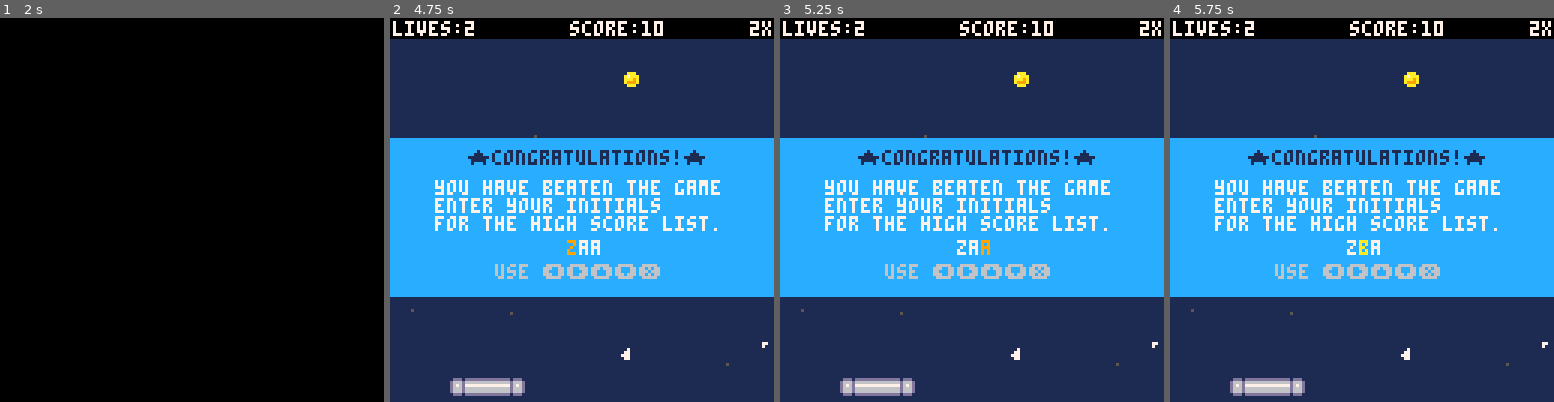
Above: before the commit, frames 1-4 (left to right).
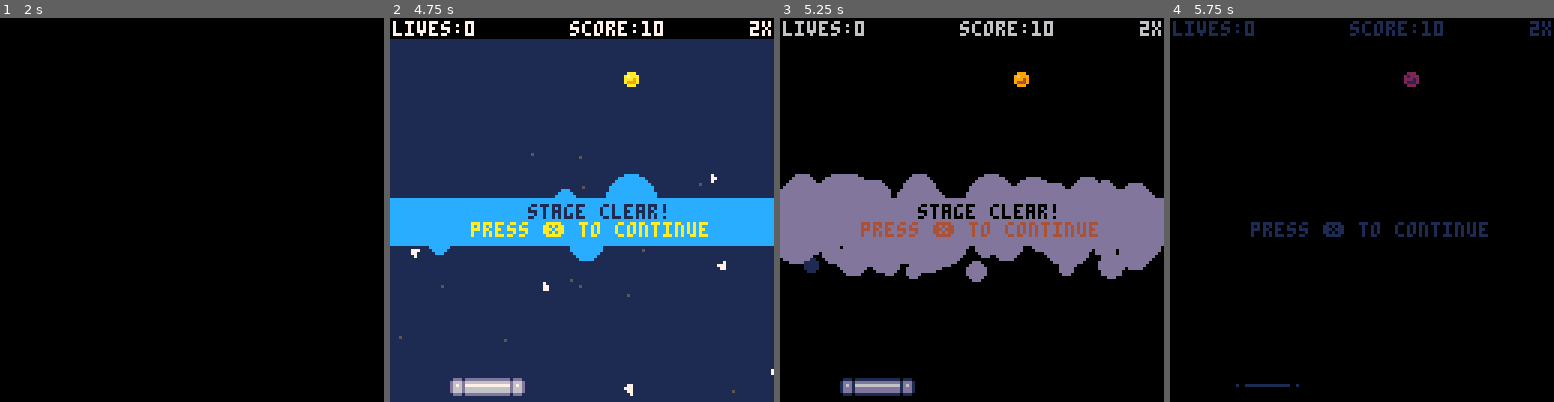
Above: after the commit, the same moments.

Repository: steka/lazydevs-pico8-breakout-hero
Game: PICO-8 cartridge hero1.p8
Same seed, same stepped clock (60 frames per second), same inputs: the game is played once before the commit and once after it.
Inputs:
- Up to frame 1 (2 s): tap X (X key) at 0.33, 1.07, 1.85 s; tap O (Z key) at 0.7, 1.7 s; hold Right from 1.6 s (still down)
- Up to frame 2 (4.75 s): release Right at 2.1 s; tap O (Z key) every 0.4 s from 2.1 to 4.5 s; hold Up 2.15-2.42 s; hold Right 2.47-3.03 s; tap X (X key) at 2.97, 4.08 s; hold Left 3.08-3.58 s; hold Down 3.63-3.97 s; hold Right 4.02-4.68 s; hold Up from 4.73 s (still down)
- Up to frame 3 (5.25 s): tap O (Z key) at 4.9 s; release Up at 5.03 s; hold Left from 5.08 s (still down); tap X (X key) at 5.2 s
- Up to frame 4 (5.75 s): tap O (Z key) at 5.3, 5.7 s; release Left at 5.68 s; hold Down from 5.73 s (still down)

Frame 1 is identical in both runs. In frame 2, 30% of the frame differs, in the area x 0-100%, y 1-99%; in frame 3, 95%, in the area x 0-100%, y 0-100%; in frame 4, 95%.

Commit message:
Breakout #55 - End Screen FX
https://www.youtube.com/watch?v=pICR_zl6klg

Diff:
--- a/hero1.p8
+++ b/hero1.p8
@@ -4,7 +4,6 @@
 --goals
 -- 14 particle deco
 -------- textboxes ?
--------- main menu bg scroll
 
 -- 10 level design
 -- 11 gameplay tweaks
@@ -37,7 +36,7 @@
  --levels[1] = "/i4//x4b/s9s"
  --levels[1] = "b9bh9h"
  --levels[1] = "b9bb9bb9bb9bh9hp9p"
- --levels[1] = "b9bb9bb9b/i9"
+ levels[2] = "b9bb9bb9b/i9"
 
  shake=0
 
@@ -125,7 +124,7 @@
  buildbricks(level)
  --brick_y=20
 
- lives=2
+ lives=0
  points=0
  sticky = false
 
@@ -717,7 +716,7 @@
  _p.tpe=_type
  _p.mage=_maxage
  _p.age=0
- _p.col=0
+ _p.col=_col[1]
  _p.colarr=_col
  _p.rot=0
  _p.rottimer=0
@@ -872,6 +871,7 @@
 -- type 2 - ball of smoke
 -- type 3 - rotating sprite
 -- type 4 - blue rotating sprite
+-- type 5 - gravity smoke
 
 -- big particle updater
 function updateparts()
@@ -900,6 +900,14 @@
     _p.dy+=0.05
    end
 
+   --appy low gravity
+   if _p.tpe == 5 then
+    if abs(_p.dy)<1 then
+     _p.dy+=0.01
+    end
+   end
+
+
    --rotate
    if _p.tpe == 3 or _p.tpe == 4 then
     _p.rottimer+=1
@@ -912,7 +920,7 @@
    end
 
    --shrink
-   if _p.tpe == 2 then
+   if _p.tpe == 2 or _p.tpe == 5 then
     local _ci=1-(_p.age/_p.mage)
     _p.s=_ci*_p.os
    end
@@ -937,7 +945,7 @@
   -- pixel particle
   if _p.tpe == 0 or _p.tpe == 1 then
    pset(_p.x,_p.y,_p.col)
-  elseif _p.tpe == 2 then
+  elseif _p.tpe == 2 or _p.tpe == 5 then
    circfill(_p.x,_p.y,_p.s,_p.col)
   elseif _p.tpe == 3 or _p.tpe == 4 then
    local _fx,_fy
@@ -1112,6 +1120,16 @@
 end
 
 function update_winner()
+ local _ang = rnd()
+ local _dx = sin(_ang)*(rnd(0.5))
+ local _dy = cos(_ang)*(rnd(0.5))
+ local _mycol={12,12,5,5,0}
+ local _toprow=40
+ local _btnrow=_toprow+52
+
+ addpart(flr(rnd(128)),_toprow,_dx,_dy,5,120+rnd(15),_mycol,3+rnd(6))
+ addpart(flr(rnd(128)),_btnrow,_dx,_dy,5,120+rnd(15),_mycol,3+rnd(6))
+
  if govercountdown<0 then
   if loghs then
    if btnp(0) then
@@ -1196,7 +1214,7 @@
    govercountdown= -1
    blinkspeed=8
    mode="start"
-   parts={}
+   part={}
    startparts()
    hs_x=128
    hs_dx=0
@@ -1256,6 +1274,16 @@
 end
 
 function update_gameover()
+ local _ang = rnd()
+ local _dx = sin(_ang)*(rnd(0.3))
+ local _dy = cos(_ang)*(rnd(0.3))
+ local _mycol={0,0,2,8}
+ local _toprow=60
+ local _btnrow=81
+
+ addpart(flr(rnd(128)),_toprow,_dx,_dy,5,70+rnd(15),_mycol,3+rnd(6))
+ addpart(flr(rnd(128)),_btnrow,_dx,_dy,5,70+rnd(15),_mycol,3+rnd(6))
+
  if govercountdown<0 then
   if btnp(4) then
    govercountdown=80
@@ -1276,12 +1304,13 @@
    if goverrestart then
     govercountdown= -1
     blinkspeed=8
+    part={}
     startgame()
    else
     govercountdown= -1
     blinkspeed=8
     mode="start"
-    parts={}
+    part={}
     startparts()
     hs_x=128
     hs_dx=128
@@ -1308,6 +1337,15 @@
 
 
 function update_levelover()
+ local _ang = rnd()
+ local _dx = sin(_ang)*(rnd(0.3))
+ local _dy = cos(_ang)*(rnd(0.3))
+ local _mycol={12,12,5,5,0}
+ local _toprow=60
+ local _btnrow=75
+ addpart(flr(rnd(128)),_toprow,_dx,_dy,5,70+rnd(15),_mycol,3+rnd(6))
+ addpart(flr(rnd(128)),_btnrow,_dx,_dy,5,70+rnd(15),_mycol,3+rnd(6))
+
  if govercountdown<0 then
   if btnp(4) then
    govercountdown=80
@@ -1320,6 +1358,7 @@
   if govercountdown<=0 then
    govercountdown= -1
    blinkspeed=8
+   part={}
    nextlevel()
   end
  end
@@ -1590,6 +1629,9 @@
 end
 
 function draw_winner()
+ -- draw game underneath sash
+ draw_game()
+
  if loghs then
   --won. type in name
   --for highscore list
@@ -1649,6 +1691,9 @@
 end
 
 function draw_gameover()
+ -- draw particles
+ draw_game()
+
  local _c1, _c2
  rectfill(0,60,128,81,0)
  print("game over",46,62,7)
@@ -1670,9 +1715,11 @@
 end
 
 function draw_levelover()
- rectfill(0,60,128,75,0)
- print("stage clear!",46,62,7)
- print("press ❎ to continue",27,68,blink_w)
+ draw_game()
+
+ rectfill(0,60,128,75,12)
+ print("stage clear!",46,62,1)
+ print("press ❎ to continue",27,68,blink_b)
 end
 
 function draw_game()
